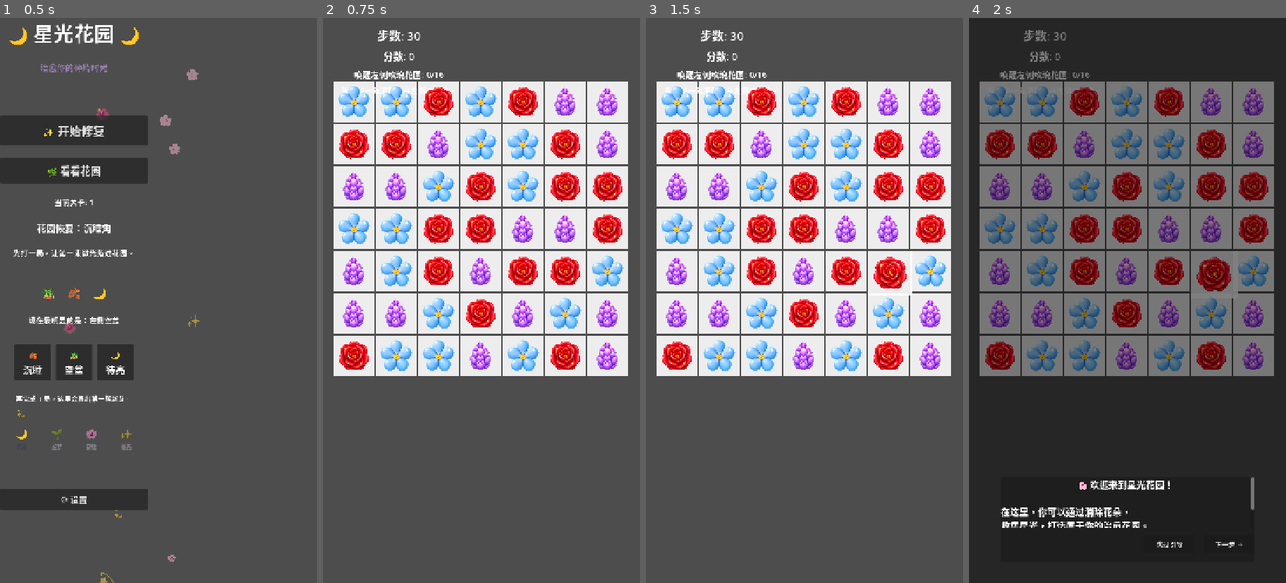
Above: before the commit, frames 1-4 (left to right).
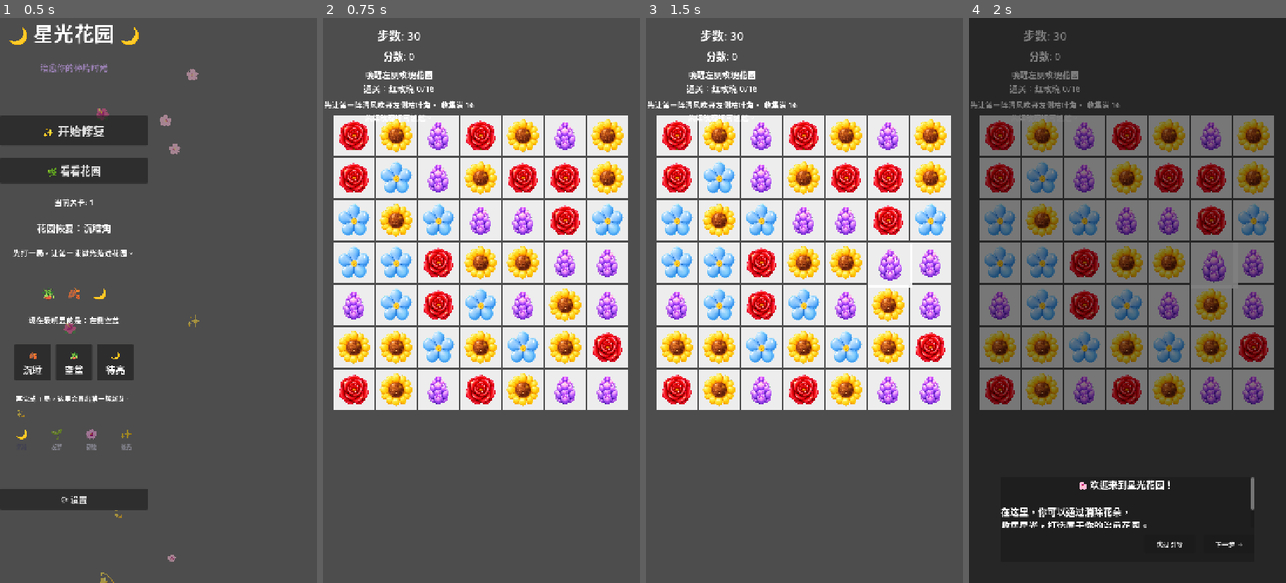
Above: after the commit, the same moments.

Repository: lijinchao/starlight-garden
Game: Godot game, scene res://scenes/main.tscn
The game is run twice, just before and just after one commit, with the same random seed, the same clock (stepped at 60 frames per second) and the same inputs.
Inputs (mouse positions are in pixels of both pictures, inside the frame that each line leads up to):
- Up to frame 1 (0.5 s): no input
- Up to frame 2 (0.75 s): click "✨ 开始修复" at 0.5 s
- Up to frame 3 (1.5 s): tap Enter at 1.25 s; move the mouse to (874, 272) at 1.27 s; click (874, 272) at 1.42 s
- Up to frame 4 (2 s): no input

Frame 1 is identical in both runs. In frame 2, 33% of the frame differs, in the area x 0-97%, y 9-70%; in frame 3, 33%; in frame 4, 32%.

Commit message:
fix: clarify first level and stabilize match animations

Diff:
--- a/levels/level_001.json
+++ b/levels/level_001.json
@@ -21,7 +21,8 @@
   "available_types": [
     1,
     2,
-    3
+    3,
+    4
   ],
   "rewards": {
     "seed_type": 1,
--- a/levels/level_002.json
+++ b/levels/level_002.json
@@ -21,7 +21,8 @@
   "available_types": [
     1,
     2,
-    3
+    3,
+    4
   ],
   "rewards": {
     "seed_type": 2,
--- a/levels/level_003.json
+++ b/levels/level_003.json
@@ -21,7 +21,8 @@
   "available_types": [
     1,
     2,
-    3
+    3,
+    4
   ],
   "rewards": {
     "seed_type": 3,
--- a/levels/level_004.json
+++ b/levels/level_004.json
@@ -21,7 +21,8 @@
   "available_types": [
     1,
     2,
-    3
+    3,
+    4
   ],
   "rewards": {
     "seed_type": 1,
--- a/levels/level_005.json
+++ b/levels/level_005.json
@@ -21,7 +21,8 @@
   "available_types": [
     1,
     2,
-    3
+    3,
+    4
   ],
   "rewards": {
     "seed_type": 2,
--- a/project.godot
+++ b/project.godot
@@ -16,7 +16,7 @@
 
 config/name="Starlight Garden"
 config/description="A calming garden-restoration match-3 prototype"
-config/version="0.1.0-pre.3"
+config/version="0.1.0-pre.4"
 run/main_scene="res://scenes/main.tscn"
 config/features=PackedStringArray("4.6", "GL Compatibility")
 config/icon="res://assets/sprites/icon.svg"
--- a/scripts/core/Board.gd
+++ b/scripts/core/Board.gd
@@ -17,6 +17,8 @@
 var board_processing: bool = false
 var combo_count: int = 0
 var available_types: Array = []
+
+const MAX_CASCADE_CHAINS: int = 8
 
 # ==================== 生命周期 ====================
 func _ready() -> void:
@@ -151,7 +153,7 @@
 	var chains = []
 	var chain_count = 0
 
-	while not matches.is_empty():
+	while not matches.is_empty() and chain_count < MAX_CASCADE_CHAINS:
 		chain_count += 1
 		chain_triggered.emit(chain_count)
 
@@ -176,8 +178,17 @@
 
 		matches = find_all_matches()
 
+	var chain_capped = not matches.is_empty()
+	if chain_capped:
+		_rebuild_stable_grid()
+
 	board_updated.emit()
-	return {"matched": true, "reverted": false, "chains": chains}
+	return {
+		"matched": true,
+		"reverted": false,
+		"chains": chains,
+		"chain_capped": chain_capped
+	}
 
 # ==================== 匹配检测 ====================
 # 查找所有匹配
@@ -283,24 +294,42 @@
 
 # 合并重叠匹配（十字消除）
 func _merge_matches(matches: Array) -> Array:
-	var merged = []
-	var used_positions = {}
-
+	var merged: Array = []
 	for match_data in matches:
-		var new_positions = []
-		for pos in match_data["positions"]:
-			var key = "%d_%d" % [pos.x, pos.y]
-			if not used_positions.has(key):
-				new_positions.append(pos)
-				used_positions[key] = true
-
-		if new_positions.size() >= Constants.MIN_MATCH_COUNT:
-			merged.append({
-				"type": match_data["type"],
-				"positions": new_positions
-			})
-
+		var candidate = {
+			"type": int(match_data["type"]),
+			"positions": match_data["positions"].duplicate()
+		}
+		var index = 0
+		while index < merged.size():
+			var existing = merged[index]
+			if int(existing["type"]) == int(candidate["type"]) and _positions_overlap(existing["positions"], candidate["positions"]):
+				for pos in existing["positions"]:
+					if not candidate["positions"].has(pos):
+						candidate["positions"].append(pos)
+				merged.remove_at(index)
+				index = 0
+				continue
+			index += 1
+		merged.append(candidate)
 	return merged
+
+
+func _positions_overlap(first: Array, second: Array) -> bool:
+	for pos in first:
+		if second.has(pos):
+			return true
+	return false
+
+
+func _rebuild_stable_grid() -> void:
+	grid.clear()
+	for row in range(Constants.GRID_ROWS):
+		grid.append([])
+		for col in range(Constants.GRID_COLS):
+			grid[row].append(_get_random_tile_no_match(row, col))
+	while not has_valid_moves():
+		shuffle_board()
 
 # ==================== 消除处理 ====================
 # 处理匹配
--- a/scripts/systems/LevelSystem.gd
+++ b/scripts/systems/LevelSystem.gd
@@ -323,15 +323,25 @@
 		var collected = collected_tiles.get(str(tile_type), 0)
 		var tile_name = Constants.TILE_NAMES.get(tile_type, "Unknown")
 		if not str(theme.get("objective_name", "")).is_empty():
-			texts.append("%s: %d/%d" % [theme.get("objective_name", tile_name), collected, required])
+			texts.append("%s\n通关：%s %d/%d" % [theme.get("objective_name", tile_name), tile_name, collected, required])
 		else:
-			texts.append("%s: %d/%d" % [tile_name, collected, required])
+			texts.append("通关：%s %d/%d" % [tile_name, collected, required])
 
 	return "\n".join(texts)
 
 
 func get_target_intro_text() -> String:
-	return str(get_theme_target_data().get("objective_detail", "让这里先亮起来。"))
+	var detail = str(get_theme_target_data().get("objective_detail", "让这里先亮起来。"))
+	var requirements = level_config.get("target", {}).get("requirements", [])
+	if requirements.is_empty():
+		return detail
+	var requirement = requirements[0]
+	var tile_type = int(requirement.get("tile_type", Constants.TileType.RED_ROSE))
+	return "%s 收集满 %d 朵%s即可通过。" % [
+		detail,
+		int(requirement.get("count", 0)),
+		Constants.TILE_NAMES.get(tile_type, "花")
+	]
 
 
 func get_theme_target_data() -> Dictionary:
--- a/scripts/systems/SceneManager.gd
+++ b/scripts/systems/SceneManager.gd
@@ -106,6 +106,7 @@
 	settings_ui.back_pressed.connect(_on_settings_back)
 	game_controller.first_interaction.connect(_on_playtest_first_interaction)
 	game_controller.breeze_awakened.connect(_on_playtest_breeze_awakened)
+	game_controller.invalid_swap.connect(_on_playtest_invalid_swap)
 	game_controller.level_settled.connect(_on_playtest_level_settled)
 
 
@@ -273,5 +274,9 @@
 	playtest_recorder.record_event("breeze_awakened", payload)
 
 
+func _on_playtest_invalid_swap(payload: Dictionary) -> void:
+	playtest_recorder.record_event("invalid_swap", payload)
+
+
 func _on_playtest_level_settled(payload: Dictionary) -> void:
 	playtest_recorder.record_event("level_settled", payload)
--- a/scripts/ui/GameController.gd
+++ b/scripts/ui/GameController.gd
@@ -193,6 +193,8 @@
 	else:
 		# 无匹配，交换回来
 		board_visual.update_tile_position(pos2, pos1)
+		if target_label:
+			target_label.text = "没有连成 3 朵，步数不扣。"
 
 	is_processing_tile = false
 
@@ -235,12 +237,12 @@
 		AudioManager.play_fall()
 		await board_visual.show_fall_animation(chain_data["movements"])
 		await board_visual.show_new_tiles(chain_data["new_tiles"])
-		board_visual.sync_with_grid(board.grid)
 
 		# 更新UI
 		_update_hud()
 
 	combo_count = 0
+	board_visual.sync_with_grid(board.grid)
 
 # ==================== UI更新 ====================
 func _update_hud() -> void:
--- a/scripts/ui/SimpleGameController.gd
+++ b/scripts/ui/SimpleGameController.gd
@@ -4,6 +4,7 @@
 
 signal first_interaction(payload: Dictionary)
 signal breeze_awakened(payload: Dictionary)
+signal invalid_swap(payload: Dictionary)
 signal level_settled(payload: Dictionary)
 
 const AsyncUtilsScript = preload("res://scripts/utils/AsyncUtils.gd")
@@ -119,7 +120,7 @@
 	board_container = Control.new()
 	board_container.custom_minimum_size = Vector2(board_size, board_size)
 	board_container.size = Vector2(board_size, board_size)
-	board_container.position = Vector2((750 - board_size) / 2, 150)
+	board_container.position = Vector2((750 - board_size) / 2, 230)
 	add_child(board_container)
 
 func _setup_systems() -> void:
@@ -247,6 +248,12 @@
 	else:
 		# 无匹配，交换回来
 		board_visual.update_tile_position(pos2, pos1)
+		if status_label:
+			status_label.text = "没有连成 3 朵，步数不扣。"
+		invalid_swap.emit({
+			"level_id": level_system.current_level_id,
+			"moves_left": level_system.moves_left
+		})
 
 	board_processing = false
 
@@ -301,13 +308,15 @@
 		# 下落填充
 		await board_visual.show_fall_animation(chain_data["movements"])
 		await board_visual.show_new_tiles(chain_data["new_tiles"])
-		board_visual.sync_with_grid(board.grid)
 		await AsyncUtilsScript.create_delay_tween(self, 0.3).finished
 
 		# 更新UI
 		_update_hud()
 
 	combo_count = 0
+	board_visual.sync_with_grid(board.grid)
+	if turn_result.get("chain_capped", false) and status_label:
+		status_label.text = "连锁太旺，花园已经轻轻整理好棋盘。"
 
 # ==================== UI更新 ====================
 func _update_hud() -> void:
--- a/tests/TestRunner.gd
+++ b/tests/TestRunner.gd
@@ -213,6 +213,24 @@
 	assert_true(not board.is_adjacent(Vector2i(3, 3), Vector2i(4, 4)), "不相邻(对角)")
 
 	board.grid = [
+		[1, 2, 1, 2, 1, 2, 3],
+		[2, 3, 2, 3, 2, 3, 2],
+		[3, 2, 3, 1, 3, 1, 3],
+		[2, 3, 2, 3, 2, 3, 2],
+		[3, 2, 3, 1, 3, 1, 3],
+		[2, 3, 2, 3, 2, 3, 2],
+		[3, 1, 3, 1, 3, 1, 3]
+	]
+	assert_true(board.find_all_matches().is_empty(), "间隔相同花朵不会被判为连续消除")
+
+	var cross_matches = board._merge_matches([
+		{"type": 1, "positions": [Vector2i(2, 1), Vector2i(2, 2), Vector2i(2, 3)]},
+		{"type": 1, "positions": [Vector2i(1, 2), Vector2i(2, 2), Vector2i(3, 2)]}
+	])
+	assert_equal(cross_matches.size(), 1, "十字匹配合并为一个连续消除组")
+	assert_equal(cross_matches[0]["positions"].size(), 5, "十字匹配保留全部五个位置")
+
+	board.grid = [
 		[1, 1, 1, 2, 1, 2, 3],
 		[2, 3, 2, 3, 2, 3, 2],
 		[3, 2, 3, 1, 3, 1, 3],
@@ -362,6 +380,8 @@
 
 	assert_true(level_system._check_win_condition(), "收集完成后胜利")
 	assert_true(level_system.get_target_progress_text().contains("唤醒") or level_system.get_target_progress_text().contains("点亮"), "局内目标进度文本采用主题化表达")
+	assert_true(level_system.get_target_progress_text().contains("通关："), "局内目标明确说明通关条件")
+	assert_true(level_system.get_target_intro_text().contains("即可通过"), "首关提示明确说明如何通过")
 
 	var outcomes = {"won": 0, "failed": 0}
 	level_system.level_won.connect(func(_stars: int, _score: int) -> void: outcomes["won"] += 1)
@@ -986,7 +1006,7 @@
 	assert_equal(events[0].get("event", ""), "level_started", "试玩记录包含事件名称")
 	assert_equal(events[0].get("payload", {}).get("level_id", 0), 1, "试玩记录保留事件负载")
 	assert_true(not str(events[0].get("session_id", "")).is_empty(), "试玩记录包含会话 ID")
-	assert_equal(events[0].get("version", ""), "0.1.0-pre.3", "试玩记录包含当前版本")
+	assert_equal(events[0].get("version", ""), "0.1.0-pre.4", "试玩记录包含当前版本")
 
 	recorder.free()
 	DirAccess.remove_absolute(ProjectSettings.globalize_path(path))
Not shown, changed: CHANGELOG.md
Not shown, changed: README.md
Not shown, changed: VERSION
Not shown, changed: docs/ITERATION_H_TASK_BREAKDOWN.md
